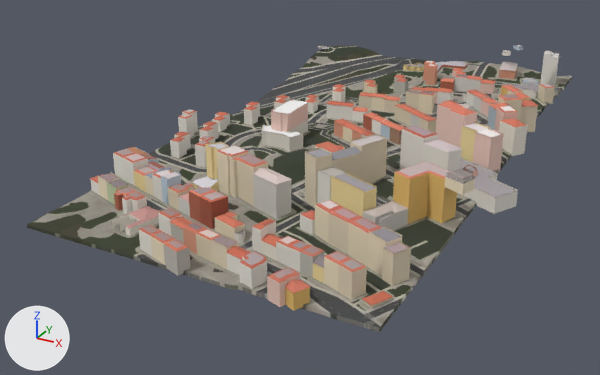
Two versions of the glTF model public/tiles/amadora/t_7_0.glb, one commit apart.
Both versions are drawn from a 50 mm lens placed at (-5516.0, 3860.0, 348.0), pointed at (-5840.0, 4450.0, 53.0). The axes (+X, +Y, +Z) are drawn at lower left. The lights are the same throughout. The older version comes first. Where no turn or scale is listed for an object, it has been applied to the vertices. Vertices at exactly the same position are counted once.

Names of what the first picture shows: 'buildings', 'terrain'.
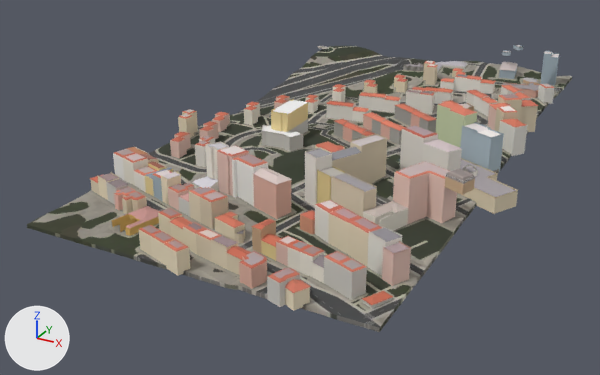
The change in detail:
me_buildings is used by ob_buildings; location (-5805.5, 4494.1, 104.6).
me_buildings had 4417 vertices, 5426 faces and spanned x -158.0..158.0, y -255.0..255.0, z -31.0..31.0.
me_buildings now has 4486 vertices, 5465 faces and spans x -158.0..158.0, y -255.0..255.0, z -31.0..31.0.
Part 1, on me_buildings:
75 vertices are removed from x 120.0..138.0, y -116.0..-99.0, z 15.0..17.0.
180 faces are deleted.
70 vertices move within x 120.0..137.0, y -117.0..-99.0, z 15.0..17.0.
136 vertices are added at x 119.0..138.0, y -117.0..-98.0, z 15.0..17.0.
215 new faces join them.
me_buildings part 2: 2523 kept faces spanning x -158.0..158.0, y -255.0..235.0, z -31.0..31.0 get new vertex colours.
Other edits to the shape of me_buildings do not show in these pictures.

Pixel boxes [x1, y1, x2, y2] of what changed, in the pictures (600 x 375 px; the box of a moved part takes in the faces that stretch with it):
part 1 of me_buildings, moved or reshaped
    before: [449, 175, 474, 183]
    after: [447, 175, 474, 183]
part 2 of me_buildings, recoloured
    both: [90, 50, 559, 311]
